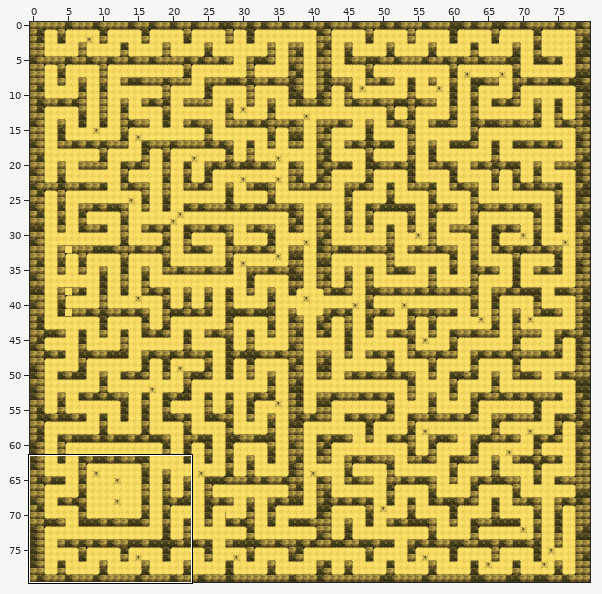
Tiled map, stored at assets/my_map.tmx. Above: a wide view before the commit, with the close-up outlined.
Close-up. Before the edit:
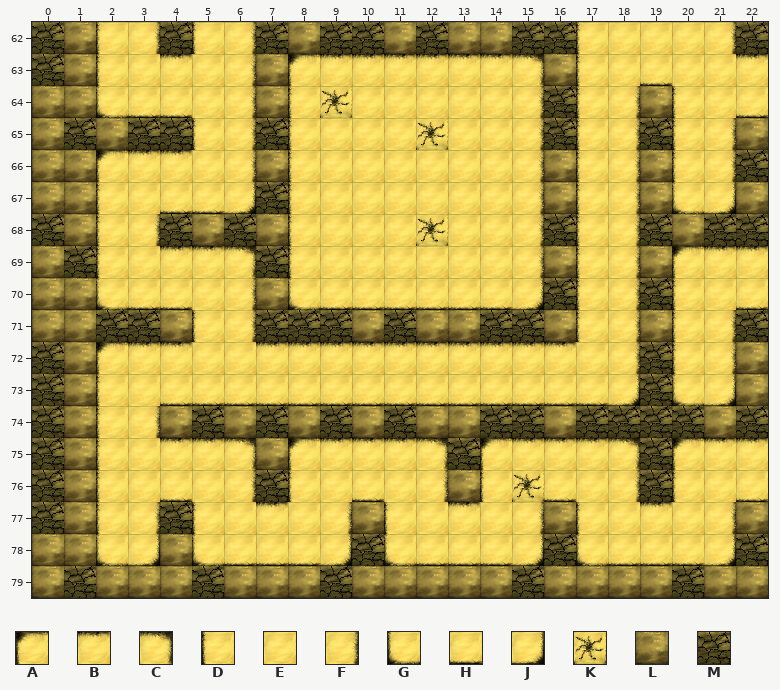
Cells are 32x32 px. Shown: x 0..22, y 62..79.
Key: from "my_textures": A 0, B 1, C 2, D 6, E 7, F 8, G 12, H 13, J 14, K 16, L 18, M 19.
_ is an empty cell, # one hidden under a higher layer.
Layer "floor" before, first column x 0:
62 ##DF#DF##########DEEEF#
63 ##DEBEF#ABBBBBBC#DEHEEB
64 ##GHHEF#DKEEEEEF#DF#DEH
65 #####DF#DEEEKEEF#DF#DF#
66 ##ABBEF#DEEEEEEF#DF#DF#
67 ##DEHHJ#DEEEEEEF#DF#GJ#
68 ##DF####DEEEKEEF#DF####
69 ##DEBBC#DEEEEEEF#DF#ABB
70 ##GHHEF#GHHHHHHJ#DF#DEH
71 #####DF##########DF#DF#
72 ##ABBEEBBBBBBBBBBEF#DF#
73 ##DEHHHHHHHHHHHHHHJ#GJ#
74 ##DF###################
75 ##DEBBC#ABBBC#ABBBC#ABB
76 ##DEHEF#DEHEF#DKHEF#DEH
77 ##DF#DEBEF#DEBEF#DEBEF#
78 ##GJ#GHHHJ#GHHHJ#GHHHJ#
79 #######################
Layer "collision" before, first column x 0:
62 ML__M__MLMMLMLLMM_____M
63 ML_____L________L______
64 LL_____L________M__L___
65 LMLMM__M________M__M__L
66 LL_____L________L__L__M
67 LL_____M________L__L__L
68 ML__MLML________M__MLMM
69 LM_____M________L__L___
70 LL_____L________M__M___
71 LLMML__MMMLMLLMML__L__M
72 ML_________________M__L
73 ML_________________M__L
74 ML__LMLMLMLMLLMMLMMMMLM
75 ML_____L_____M_____M___
76 ML_____M_____L_____M___
77 ML__M_____L_____L_____L
78 LL__L_____M_____M_____M
79 LMLLLMLLLMLLLLLMLLLLMLL
Once edited:
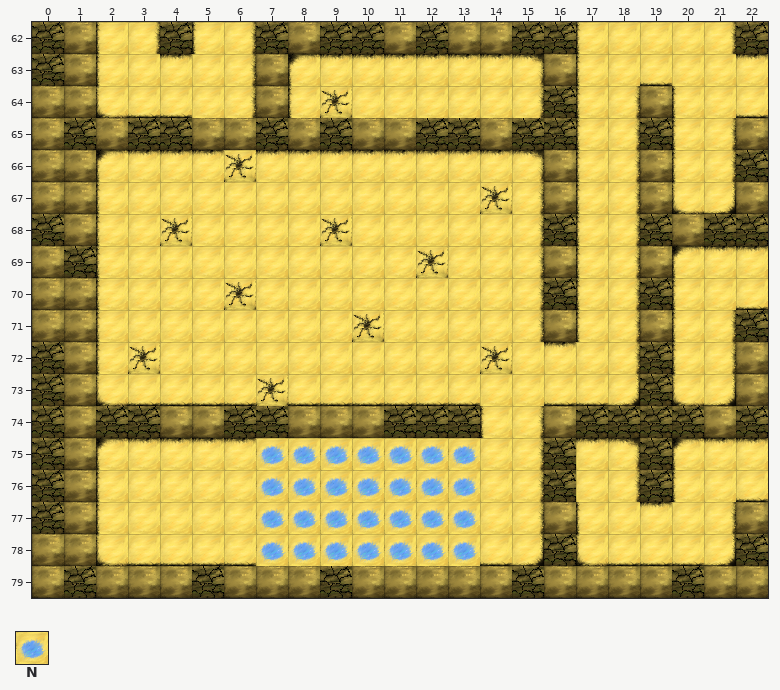
Further tiles: from "my_textures": N 10.
The author wrote: first level textures
From old to new:
Changed rows in their new state; . is an unchanged cell.
Layer "floor":
first column x 2:
65 ...##.########.
66 ...BKBBBBBBBBC.
67 ..EEE.E.....K..
68 .EK...EK..E....
69 ..EEE.E...K....
70 DEE.K.EEEEEEEF.
71 D..EEE..K....F.
72 DKE..EEEEEEEKE.
73 GH...K......EE.
74 ##..........DF.
75 AB..BNNNNNNNEF#
76 ..E.ENNNNNNNEF#
77 .E.E.NNNNNNN...
78 .HHH.NNNNNNN...
Layer "collision":
first column x 2:
65 ...LL.LMLLMMLM.
66 ....._.........
67 ....._.........
68 ..____.........
69 ....._.........
70 ....._.........
71 ___.._________.
74 MM.LM..L..MM__.
75 ....._....._..M
76 ....._....._..M
77 .._....._......
78 .._....._......
Pixel boxes of the changes (left, top, right, bottom) in both close-ups:
changed: (96, 118, 576, 566)
